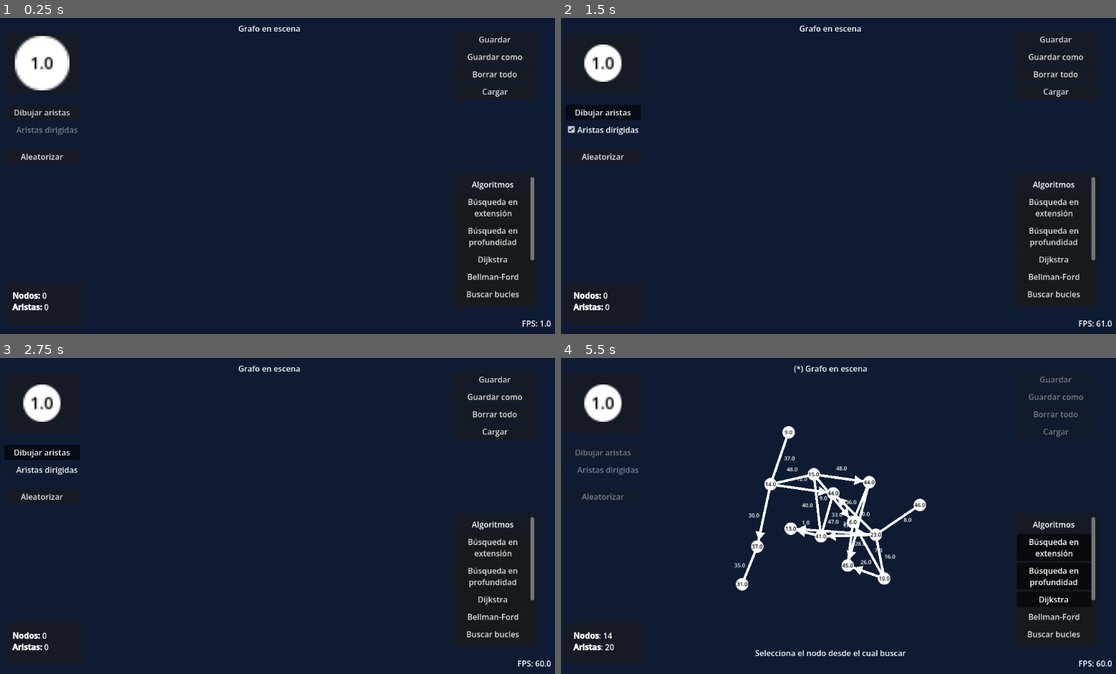
Above: before the commit, frames 1-4 (two rows, left to right).
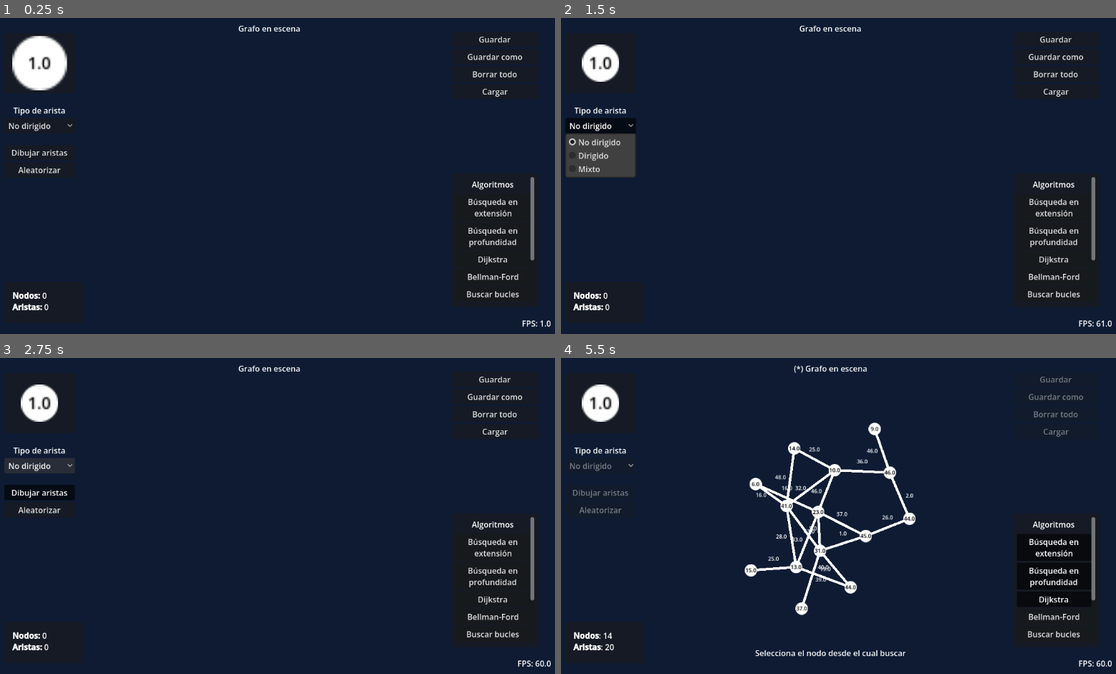
Above: after the commit, the same moments.

Repository: Andresit1524/graphim
Game: Godot game, scene res://assets/world/world.tscn
The game is run twice, just before and just after one commit, with the same random seed, the same clock (stepped at 60 frames per second) and the same inputs.
Inputs (mouse positions are in pixels of both pictures, inside the frame that each line leads up to):
- Up to frame 1 (0.25 s): no input
- Up to frame 2 (1.5 s): click "Dibujar aristas" at 0.5 s; click (599, 125) at 1.25 s, where only the run after the commit has a clickable "No dirigido"
- Up to frame 3 (2.75 s): click (44, 468) at 2 s, where only the run before the commit has a clickable "Aristas dirigidas"
- Up to frame 4 (5.5 s): click "Aleatorizar" at 2.75 s; click "Búsqueda en extensión" at 3.5 s; click "Búsqueda en profundidad" at 4.25 s; click "Dijkstra" at 5 s

The runs differ from the first frame. In frame 1, 1.1% of the frame differs, in the area x 1-14%, y 5-50%; in frame 2, 3.1%; in frame 3, 1.9%; in frame 4, 5.8%, in the area x 1-66%, y 8-82%.

Commit message:
Ahora puedes elegir entre tipos de grafos al crear aristas o aleatorizar

Diff:
--- a/assets/world/ui.gd
+++ b/assets/world/ui.gd
@@ -19,8 +19,8 @@
 
 
 # Botones para dibujar en el grafo
+@onready var graph_type_button: OptionButton = %GraphTypeButton
 @onready var draw_edges_button: Button = %DrawEdgesButton
-@onready var directed_edges_checkbox: CheckBox = %DirectedEdgesCheckbox
 @onready var randomize_button: Button = %RandomizeButton
 
 # Botones de acciones
@@ -88,10 +88,8 @@
 
 ## Desactiva todos los botones
 func disable_all() -> void:
-	directed_edges_disabled = directed_edges_checkbox.disabled
-
+	graph_type_button.disabled = true
 	draw_edges_button.disabled = true
-	directed_edges_checkbox.disabled = true
 	randomize_button.disabled = true
 
 	save_button.disabled = true
@@ -102,8 +100,8 @@
 
 ## Activa todos los botones
 func enable_all() -> void:
+	graph_type_button.disabled = false
 	draw_edges_button.disabled = false
-	directed_edges_checkbox.disabled = directed_edges_disabled
 	randomize_button.disabled = false
 
 	save_button.disabled = false
--- a/assets/world/world.gd
+++ b/assets/world/world.gd
@@ -1,4 +1,8 @@
 class_name World extends Node2D
+
+
+## Tipos de grafos
+enum GraphType {NON_DIRECTED, DIRECTED, MIXTURE}
 
 
 ## Se emite cuando se cambia el archivo actual
@@ -26,8 +30,6 @@
 
 ## Interfaz
 @onready var ui: UI = %UI
-## Botón para dibujar aristas
-@onready var directed_edges_checkbox: CheckBox = %DirectedEdgesCheckbox
 ## Ventana de guardado
 @onready var save_load_dialog: FileDialog = %SaveDialog
 
@@ -42,8 +44,9 @@
 
 ## Indica si estamos dibujando aristas
 var drawing_edges := false
-## Indica si estamos dibujando aristas dirigidas o no
-var drawing_directed := false
+## Indica el tipo de grafo que estamos dibujando
+var current_graph_type := GraphType.NON_DIRECTED
+
 
 # Variables temporales para el dibujado de aristas
 var current_new_edge_start: GraphimNode
@@ -201,7 +204,7 @@
 		await get_tree().create_timer(DELAY).timeout
 		var new_edge: GraphimEdge = edge_scene.instantiate()
 		edges.add_child(new_edge, true)
-		new_edge.data.directed = [true, false].pick_random()
+		new_edge.data.directed = _get_directed_edge_boolean()
 		new_edge.data.weight = randi_range(1, RANDOM_SIZE)
 		new_edge.data.start_node = node_a
 		new_edge.data.end_node = node_b
@@ -280,12 +283,20 @@
 	edges.add_child(new_edge, true)
 	new_edge.data.start_node = current_new_edge_start
 	new_edge.data.end_node = current_new_edge_end
-	new_edge.data.directed = drawing_directed
+	new_edge.data.directed = _get_directed_edge_boolean()
 	new_edge.data.refresh()
 
 	# Resetea los nodos para nueva arista
 	current_new_edge_start = null
 	current_new_edge_end = null
+
+
+## Auxiliar: Obtiene un valor booleano según el tipo de grafo actual
+func _get_directed_edge_boolean() -> bool:
+	match current_graph_type:
+		GraphType.NON_DIRECTED: return false
+		GraphType.DIRECTED: return true
+		_: return [true, false].pick_random()
 
 
 ## Aborta el dibujado de la nueva arista
@@ -296,7 +307,7 @@
 		current_new_edge_start = null
 
 
-## Auxiliar: busca una arista que contenga los dos nodos dados y la retorna
+## Busca una arista que contenga los dos nodos dados y la retorna
 func find_edge(start_node: GraphimNode, end_node: GraphimNode) -> GraphimEdge:
 	for edge: GraphimEdge in edges.get_children():
 		if (
@@ -307,7 +318,7 @@
 	return null
 
 
-## Auxiliar: busca una arista que contenga los dos nodos dados (en reversa) y lo retorna.
+## Busca una arista que contenga los dos nodos dados (en reversa) y lo retorna.
 ## Esto solo es válido si la arista no es dirigida.
 func find_edge_reverse(start_node: GraphimNode, end_node: GraphimNode) -> GraphimEdge:
 	for edge: GraphimEdge in edges.get_children():
@@ -320,7 +331,7 @@
 	return null
 
 
-## Auxiliar: busca una arista que contenga los dos nodos dados y la retorna, en cualquier orden
+## Busca una arista que contenga los dos nodos dados y la retorna, en cualquier orden
 func find_edge_bi(start_node: GraphimNode, end_node: GraphimNode) -> GraphimEdge:
 	for edge: GraphimEdge in edges.get_children():
 		var data = edge.data
@@ -357,20 +368,18 @@
 #region Botones
 
 
-# TODO: mandar esto a la UI
+# TODO: mandar esto a la UI si es pertinente
 
 
 ## Actualiza el estado del dibujado de aristas
 func _on_draw_edges_button_toggled(toggled_on: bool) -> void:
 	drawing_edges = toggled_on
-	directed_edges_checkbox.disabled = not toggled_on
-
 	if not toggled_on: _abort_new_edge()
 
 
-## Actualiza el estado del dibujado de aristas dirigidas
-func _on_directed_edges_checkbox_toggled(toggled_on: bool) -> void:
-	drawing_directed = toggled_on
+## Actualiza el tipo de grafo
+func _on_graph_type_button_item_selected(index: int) -> void:
+	current_graph_type = index as GraphType
 
 
 #endregion
--- a/assets/world/world.tscn
+++ b/assets/world/world.tscn
@@ -56,8 +56,8 @@
 layout_mode = 0
 offset_left = 42.0
 offset_top = 42.0
-offset_right = 82.0
-offset_bottom = 82.0
+offset_right = 184.0
+offset_bottom = 333.0
 
 [node name="DragInstancer" parent="CanvasLayer/UI/Tools" unique_id=704335588 node_paths=PackedStringArray("instances_node") instance=ExtResource("2_lh2ud")]
 custom_minimum_size = Vector2(121, 121)
@@ -73,21 +73,34 @@
 custom_minimum_size = Vector2(0, 15)
 layout_mode = 2
 
+[node name="Title" type="Label" parent="CanvasLayer/UI/Tools" unique_id=1427395164]
+layout_mode = 2
+text = "Tipo de arista"
+horizontal_alignment = 1
+vertical_alignment = 1
+
+[node name="GraphTypeButton" type="OptionButton" parent="CanvasLayer/UI/Tools" unique_id=604728413]
+unique_name_in_owner = true
+layout_mode = 2
+selected = 0
+fit_to_longest_item = false
+item_count = 3
+popup/item_0/text = "No dirigido"
+popup/item_0/id = 1
+popup/item_1/text = "Dirigido"
+popup/item_1/id = 0
+popup/item_2/text = "Mixto"
+popup/item_2/id = 2
+
+[node name="Space2" type="Control" parent="CanvasLayer/UI/Tools" unique_id=1390345702]
+custom_minimum_size = Vector2(0, 15)
+layout_mode = 2
+
 [node name="DrawEdgesButton" type="Button" parent="CanvasLayer/UI/Tools" unique_id=195797117]
 unique_name_in_owner = true
 layout_mode = 2
 toggle_mode = true
 text = "Dibujar aristas"
-
-[node name="DirectedEdgesCheckbox" type="CheckBox" parent="CanvasLayer/UI/Tools" unique_id=879711036]
-unique_name_in_owner = true
-layout_mode = 2
-disabled = true
-text = "Aristas dirigidas"
-
-[node name="Space2" type="Control" parent="CanvasLayer/UI/Tools" unique_id=1390345702]
-custom_minimum_size = Vector2(0, 15)
-layout_mode = 2
 
 [node name="RandomizeButton" type="Button" parent="CanvasLayer/UI/Tools" unique_id=774338974]
 unique_name_in_owner = true
@@ -305,8 +318,8 @@
 
 [node name="Camera2D" type="Camera2D" parent="." unique_id=1279360004]
 
+[connection signal="item_selected" from="CanvasLayer/UI/Tools/GraphTypeButton" to="." method="_on_graph_type_button_item_selected"]
 [connection signal="toggled" from="CanvasLayer/UI/Tools/DrawEdgesButton" to="." method="_on_draw_edges_button_toggled"]
-[connection signal="toggled" from="CanvasLayer/UI/Tools/DirectedEdgesCheckbox" to="." method="_on_directed_edges_checkbox_toggled"]
 [connection signal="pressed" from="CanvasLayer/UI/Tools/RandomizeButton" to="." method="_randomize"]
 [connection signal="pressed" from="CanvasLayer/UI/Actions/SaveButton" to="CanvasLayer/UI/Actions" method="_on_save_button_pressed"]
 [connection signal="pressed" from="CanvasLayer/UI/Actions/SaveAsButton" to="CanvasLayer/UI/Actions" method="_on_save_as_button_pressed"]
Not shown, changed: .docs/Changelog.md
